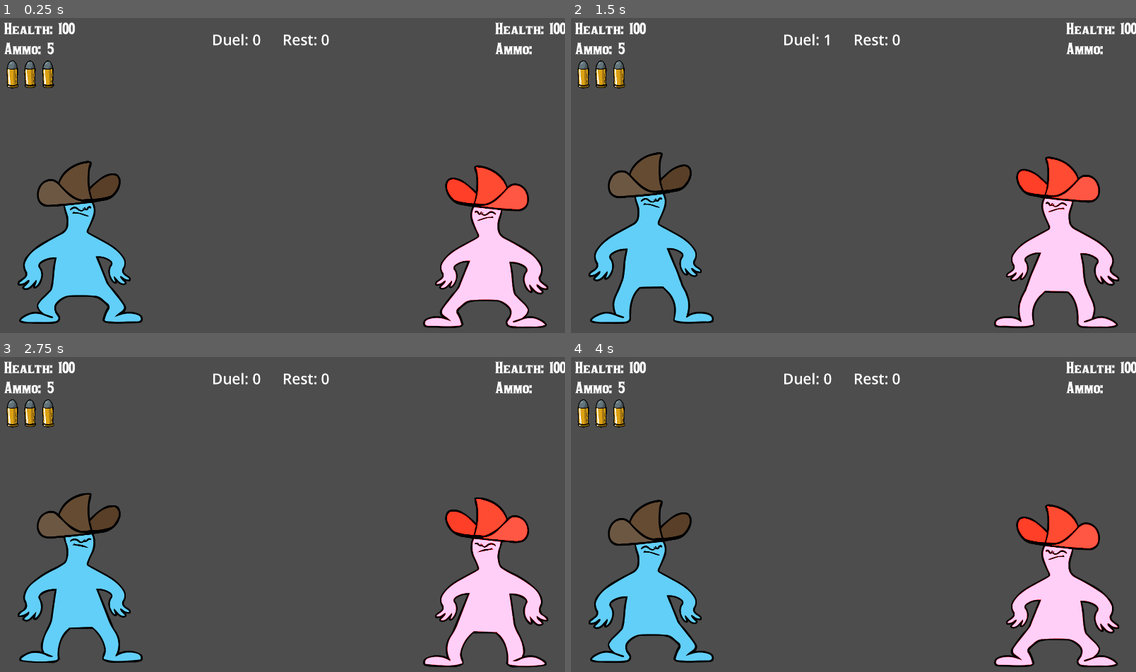
Above: before the commit, frames 1-4 (two rows, left to right).
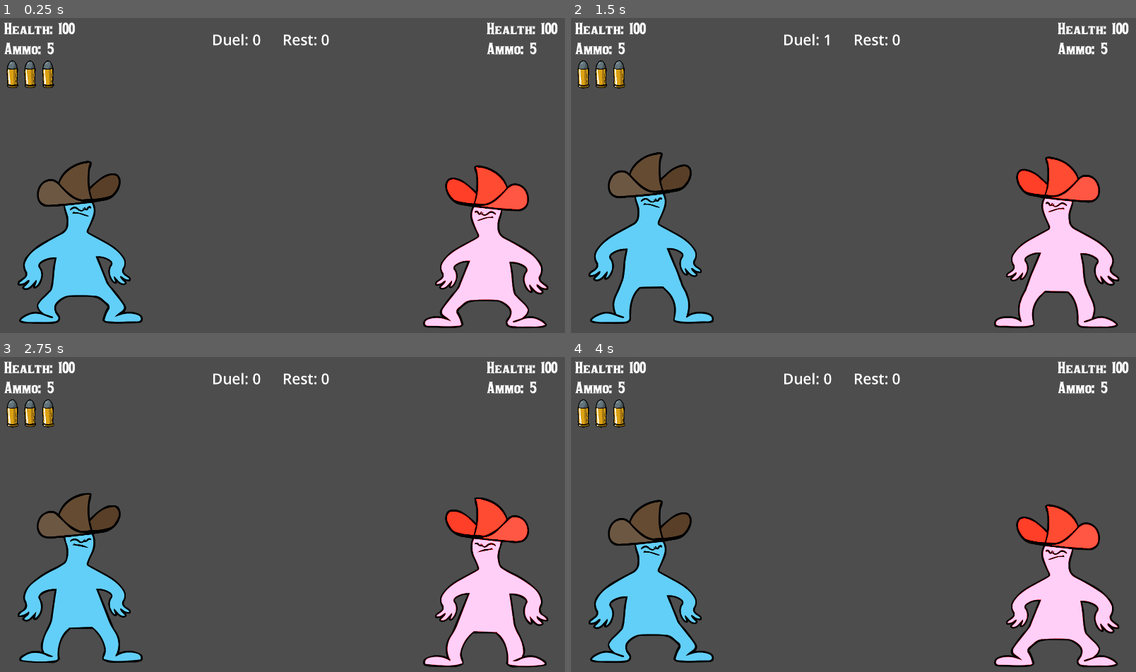
Above: after the commit, the same moments.

Repository: LukaBazooka/Mexican-Standoff
Game: Godot game, scene res://Duel.tscn
The game is run twice, just before and just after one commit, with the same random seed, the same clock (stepped at 60 frames per second) and the same inputs.
Inputs:
- Up to frame 1 (0.25 s): no input
- Up to frame 2 (1.5 s): tap Enter (right_player_reload) at 0.5 s; hold Right (right_player_block) 0.53-1.28 s; tap 0 at 0.6 s; hold S (left_player_down) from 1.28 s (still down); tap 1 at 1.35 s
- Up to frame 3 (2.75 s): release S (left_player_down) at 2.03 s; hold Right (right_player_block) from 2.03 s (still down); tap 4 at 2.1 s
- Up to frame 4 (4 s): release Right (right_player_block) at 2.78 s; hold W (left_player_up) 2.78-3.53 s; tap 3 at 2.85 s; hold A (left_player_block) from 3.53 s (still down); tap 5 at 3.6 s

The runs differ from the first frame. In frame 1, 0.5% of the frame differs, in the area x 1-100%, y 1-23%; in frame 2, 0.5%; in frame 3, 0.5%; in frame 4, 0.5%.

Commit message:
added ammo update for right player

Diff:
--- a/Duel.tscn
+++ b/Duel.tscn
@@ -424,15 +424,15 @@
 [node name="RightPlayerGUI" type="Control" parent="PlayerGUI"]
 layout_mode = 1
 anchors_preset = 0
-offset_left = 1598.0
+offset_left = 1569.0
 offset_top = -34.0
-offset_right = 1598.0
+offset_right = 1569.0
 offset_bottom = -34.0
 
 [node name="VBoxContainer" type="VBoxContainer" parent="PlayerGUI/RightPlayerGUI"]
 layout_mode = 0
-offset_right = 40.0
-offset_bottom = 40.0
+offset_right = 166.0
+offset_bottom = 132.0
 
 [node name="HealthLabel" type="Label" parent="PlayerGUI/RightPlayerGUI/VBoxContainer"]
 layout_mode = 2
@@ -445,7 +445,7 @@
 anchor_right = 1.0
 anchor_bottom = 1.0
 offset_left = 184.0
-offset_right = 184.0
+offset_right = 188.0
 grow_horizontal = 2
 grow_vertical = 2
 label_settings = SubResource("LabelSettings_skm0t")
@@ -477,7 +477,7 @@
 scale = Vector2(0.1, 0.1)
 sprite_frames = SubResource("SpriteFrames_3lb7l")
 autoplay = "default"
-frame_progress = 0.927757
+frame_progress = 0.698763
 
 [node name="Bullet2" type="Control" parent="PlayerGUI"]
 anchors_preset = 0
--- a/RP_Duel.gd
+++ b/RP_Duel.gd
@@ -63,7 +63,8 @@
 
 # Called every frame. 'delta' is the elapsed time since the previous frame.
 func _process(delta):
-
+	$"../PlayerGUI/RightPlayerGUI/VBoxContainer/AmmoLabel/AmmoValue".text = str(ammo)
+	print(ammo)
 	#handle player input
 	if duel:
 		if Input.is_action_just_pressed("right_player_draw"):
--- a/RigidBody2D.gd
+++ b/RigidBody2D.gd
@@ -2,7 +2,7 @@
 
 
 
-const SPEED = 1500
+const SPEED = 2000
 
 
 func _ready():
